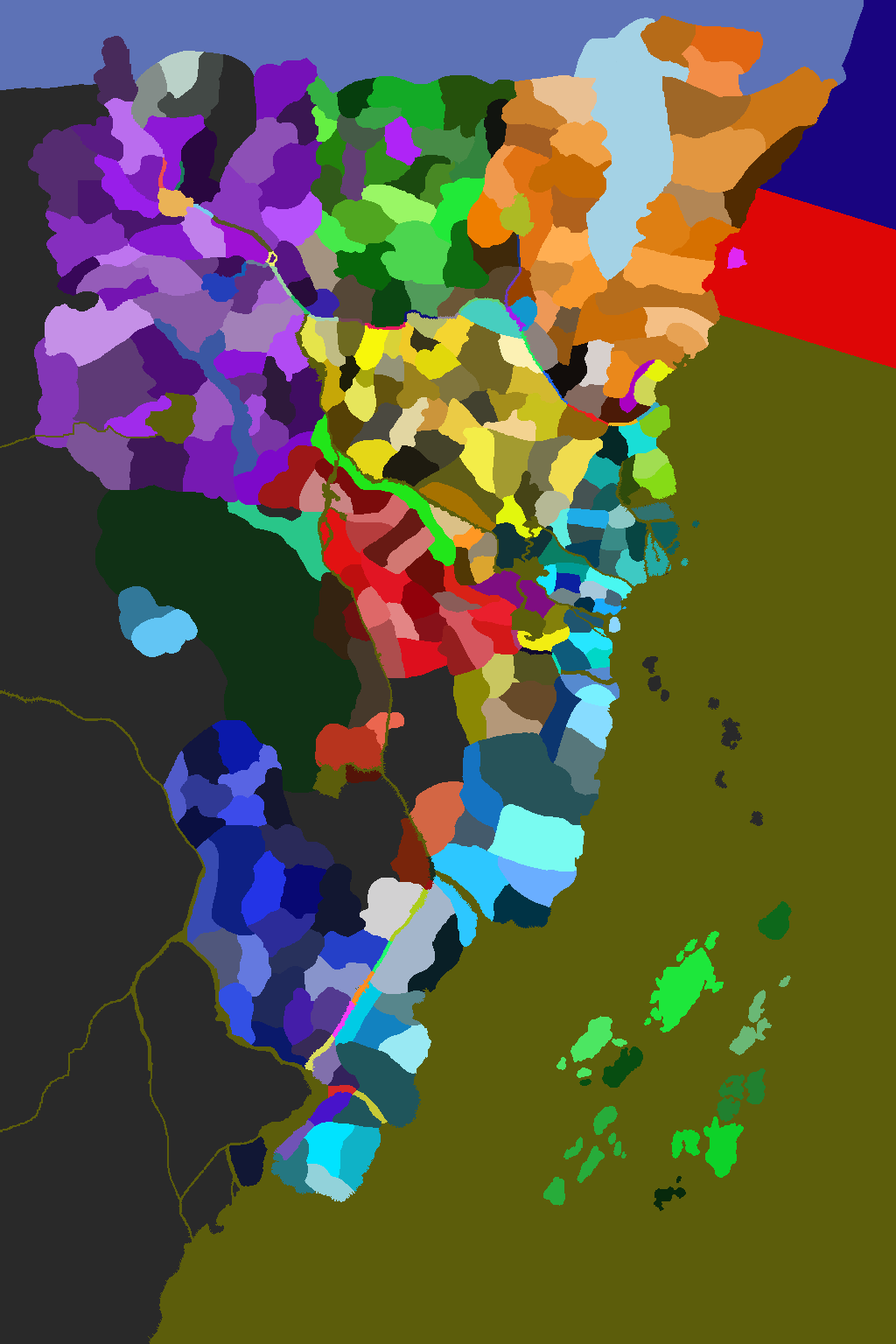
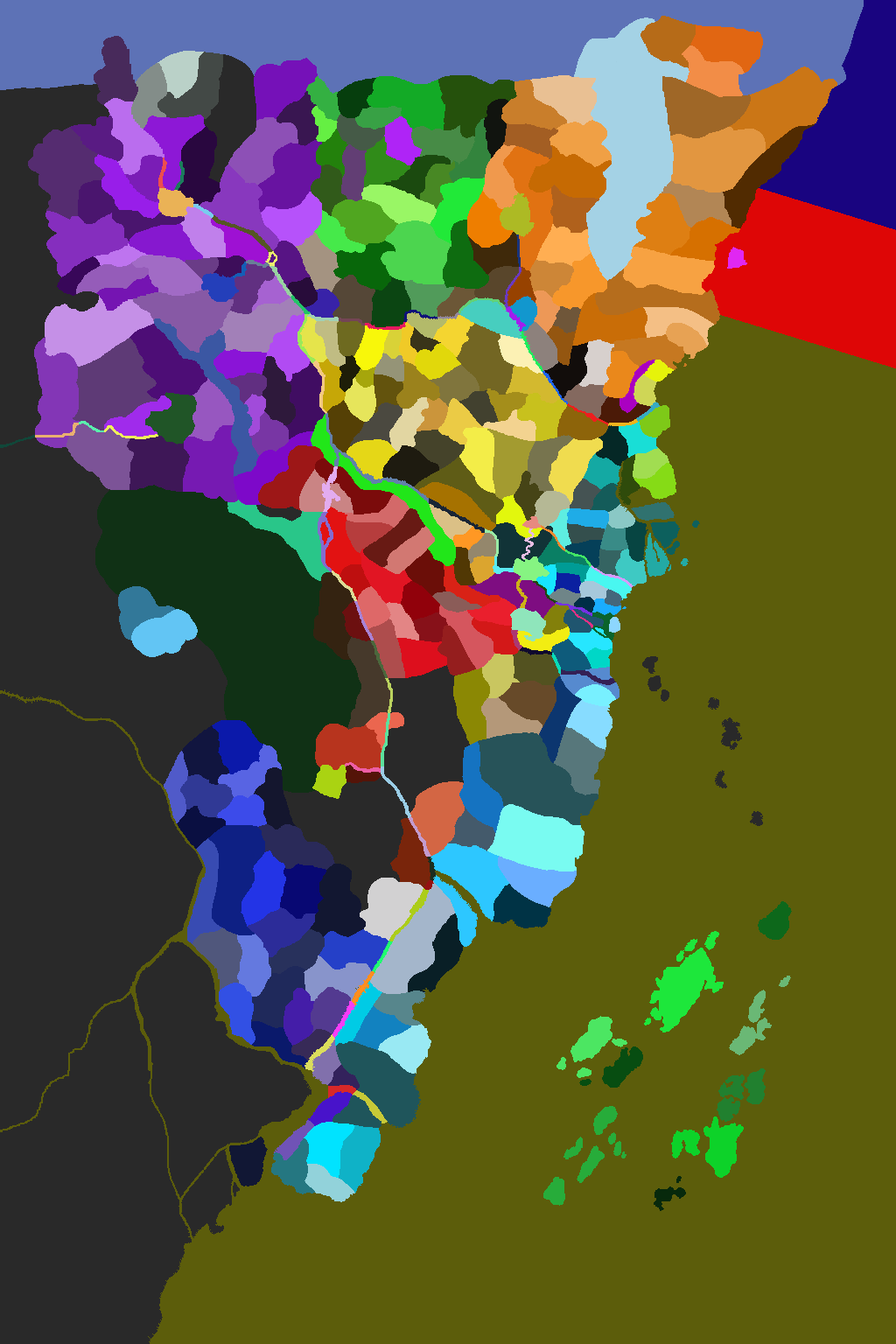
Before/after of a (896, 1344) layered artwork. What changed in the layer stack:
painted on "river_provinces" over (0, 314, 634, 911)
painted on "sea2" over (271, 314, 698, 1201)
painted on "agasha" over (345, 144, 367, 188)
painted on "togashi" over (346, 142, 352, 146)
painted on "shinjo" over (77, 159, 209, 200)
painted on "moto" over (35, 431, 73, 438)
painted on "ide" over (69, 420, 159, 440)
painted on "icuhi" over (296, 317, 318, 371)
painted on "crane_provinces" over (271, 558, 576, 1201)
painted on "hantei, seppun & otomo" over (633, 502, 699, 584)
painted on "soshuro" over (321, 506, 354, 592)
painted on "hare" over (317, 743, 384, 782)
painted on "sparrow" over (411, 887, 423, 906)
painted on "fox" over (407, 816, 431, 886)
painted on "rokugan grey map" over (0, 420, 699, 1201)
painted on "sea" over (0, 317, 699, 1201)
